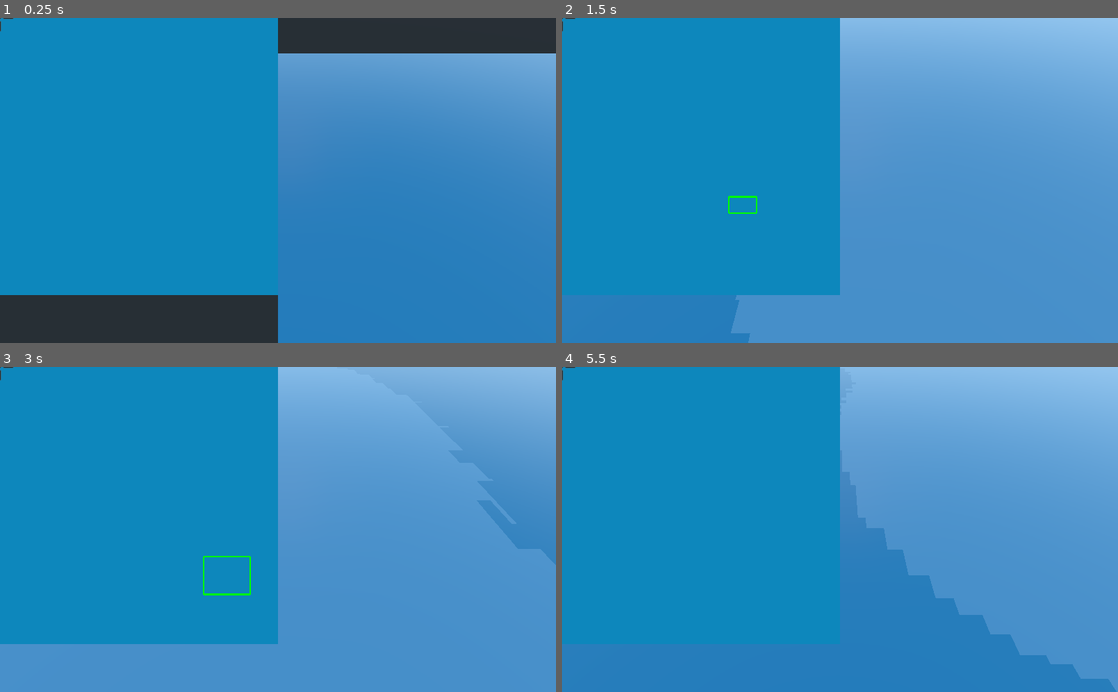
Above: before the commit, frames 1-4 (two rows, left to right).
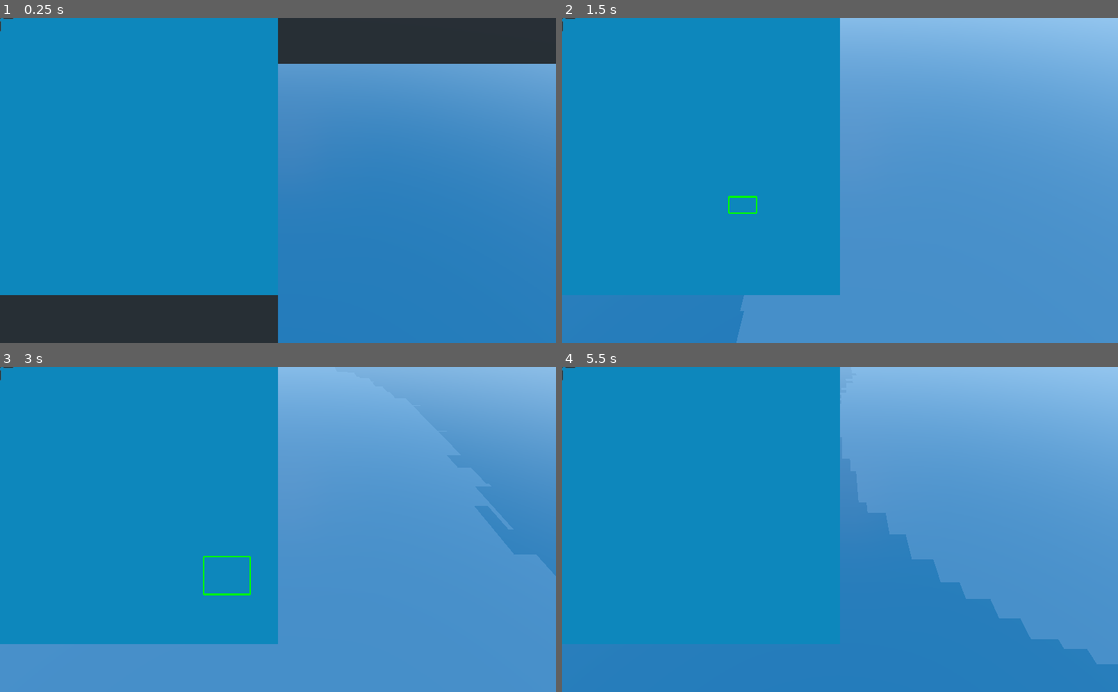
Above: after the commit, the same moments.

Repository: eriwyn/societer
Game: Godot game, scene res://world/game.tscn
Same seed, same stepped clock (60 frames per second), same inputs: the game is played once before the commit and once after it. This scene is started directly instead of the project's main scene.
Inputs (mouse positions are in pixels of both pictures, inside the frame that each line leads up to):
- Up to frame 1 (0.25 s): no input
- Up to frame 2 (1.5 s): move the mouse to (962, 164) at 0.52 s; press the mouse at (962, 164) at 0.53 s; release the mouse at (962, 164) at 1.25 s; drag from (728, 196) to (812, 245) at 1.27 s
- Up to frame 3 (3 s): tap Enter at 2 s; move the mouse to (333, 458) at 2.02 s; press the mouse at (333, 458) at 2.03 s; release the mouse at (333, 458) at 2.75 s; tap Space at 2.75 s; drag from (250, 594) to (111, 480) at 2.77 s
- Up to frame 4 (5.5 s): move the mouse to (1006, 578) at 3.52 s; press the mouse at (1006, 578) at 3.53 s; release the mouse at (1006, 578) at 4.25 s; tap Enter at 4.25 s; drag from (673, 480) to (756, 448) at 4.27 s; move the mouse to (867, 529) at 5.02 s; press the mouse at (867, 529) at 5.03 s

The runs differ from the first frame. In frame 1, 1.6% of the frame differs, in the area x 50-100%, y 10-15%; in frame 2, 0.2%; in frame 3, 0.4%; in frame 4, 2.8%, in the area x 53-100%, y 43-100%.
Error in both runs: Invalid type in function 'add_surface_from_arrays' in base 'ArrayMesh (TerrainMesh.gd)'. Cannot convert argument 2 from Nil to Array. (res://world/World3d.gd:1…

Commit message:
baisse de la montée de lélévation des trous

Diff:
--- a/utils/world_generation/WorldGeneration.gd
+++ b/utils/world_generation/WorldGeneration.gd
@@ -56,7 +56,7 @@
 
 	Global.loadings["world_creation"].new_phase("Remplissage des oceans...", 1)
 	fill_oceans()
-	# remove_holes()
+	remove_holes()
 
 	Global.loadings["world_creation"].new_phase("Generation des biomes...", Global.terrain.get_centers().size())
 	for center in Global.terrain.get_centers():
@@ -258,7 +258,7 @@
 func remove_holes():
 	for center in Global.terrain.get_centers():
 		if center.get_data("water") and not center.get_data("ocean"):
-			center.set_elevation(0.2)
+			center.set_elevation(0.02)
 			center.set_data("water", false)
 
 func is_coast(point):
--- a/world/game.tscn
+++ b/world/game.tscn
@@ -140,7 +140,7 @@
 shader_param/edge_scale = 0.25
 shader_param/near = 0.1
 shader_param/far = 100.0
-shader_param/wave_strength = Vector2( 1, 0.5 )
+shader_param/wave_strength = Vector2( 0.5, 0.25 )
 shader_param/wave_frequ = Vector2( 12, 12 )
 shader_param/time_factor = Vector2( 1, 2 )
 shader_param/noise1 = SubResource( 5 )
